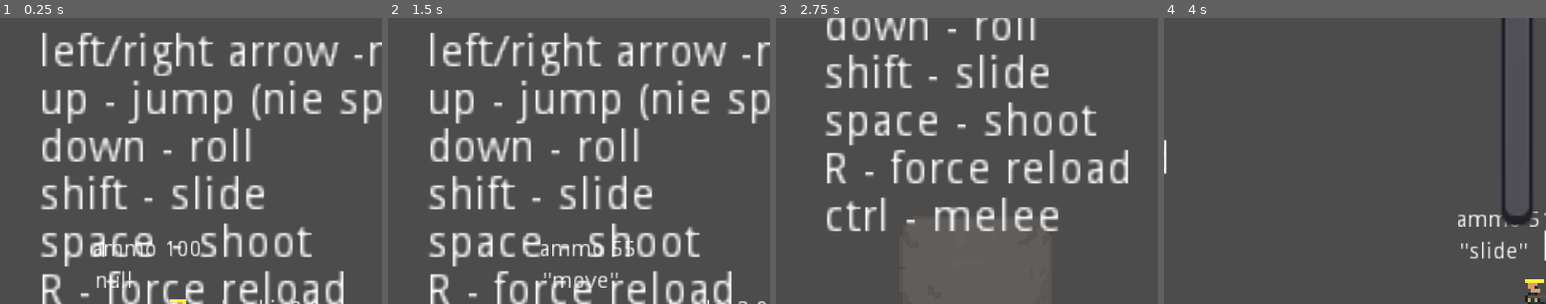
Above: before the commit, frames 1-4 (left to right).
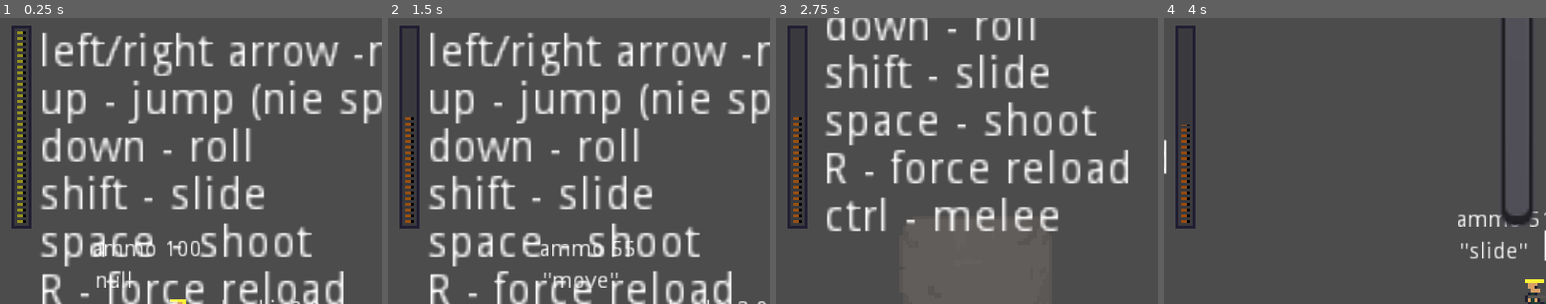
Above: after the commit, the same moments.

Repository: raczynskid/PixelSoldier
Game: Godot game, scene res://World.tscn
Two runs of this game, one before a commit and one after it. Both use one fixed random seed, a clock stepped at 60 frames per second and the inputs below.
Inputs:
- Up to frame 1 (0.25 s): no input
- Up to frame 2 (1.5 s): tap Enter at 0.5 s; hold Space (fire) 0.53-1.28 s; hold Right (ui_right) from 0.53 s (still down); tap Up (ui_up) at 0.77 s; tap Shift (slide) at 1.35 s
- Up to frame 3 (2.75 s): tap Up (ui_up) at 1.52 s; release Right (ui_right) at 2.03 s; hold Left (ui_left) from 2.03 s (still down); tap Ctrl (stab) at 2.1 s
- Up to frame 4 (4 s): release Left (ui_left) at 2.78 s; hold Right (ui_right) from 2.78 s (still down); tap Space (fire) at 2.85 s; tap Up (ui_up) at 3.02, 3.77 s; hold Shift (slide) from 3.53 s (still down)
The pictures show only the part of the screen within x 0-50%, y 0-50%; the shares and areas given below are measured in that part.

The runs differ from the first frame. In frame 1, 1.9% of the frame differs, in the area x 3-9%, y 2-74%; in frame 2, 1.6%; in frame 3, 1.6%; in frame 4, 1.5%.

Commit message:
#23 and #19 linked ammo state with ammo bar interface, ammo bar assets

Diff:
--- a/Characters/ActionPivot.gd
+++ b/Characters/ActionPivot.gd
@@ -8,17 +8,21 @@
 const MELEE_RANGE = 4
 
 func _ready():
+	# get last direction of player
 	last_vector = player.last_vector
+	# start with hurtbox disabled
 	hurtbox.disabled = true
 
 func _physics_process(_delta):
 	update_pivot_angle()
 
-
 func update_pivot_angle():
+	# set direction to last facing
 	last_vector = player.last_vector
+	# pivot the hurtbox according to direction
 	position.x = MELEE_RANGE * last_vector.x
 
+# animation signal calls
 func start_stab():
 	hurtbox.disabled = false
 
--- a/Characters/DummyTarget.gd
+++ b/Characters/DummyTarget.gd
@@ -26,9 +26,12 @@
 			hp -= Globals.RIFLE_DMG
 
 func hit_by_melee():
+# called from Player/ActionPivot/knife_hurtbox signal
+# interface method static name
+
+	# check for damage only if not dead
 	if not dead:
-		# check if instance being collided
-		# with is self
+		# decrease hp by global melee dmg
 		hp -= Globals.MELEE_DMG
 
 func _physics_process(_delta):
--- a/Characters/Player.gd
+++ b/Characters/Player.gd
@@ -30,6 +30,9 @@
 onready var animationTree = get_node("AnimationTree")
 onready var animationState = animationTree.get("parameters/playback")
 
+# load UI elements
+onready var ammo_bar = get_node("UI/Interface/Bar/TextureProgress")
+
 # load misc nodes
 onready var beam = get_node("RifleBeam")
 
@@ -40,6 +43,9 @@
 	reload_cooldown.reset()
 
 func _physics_process(delta):
+
+	# update UI
+	ammo_bar.value = ammo
 
 	# apply gravity to player
 	velocity = gravity_modifiers(delta, velocity)
--- a/Characters/Player.tscn
+++ b/Characters/Player.tscn
@@ -1,10 +1,11 @@
-[gd_scene load_steps=56 format=2]
+[gd_scene load_steps=57 format=2]
 
 [ext_resource path="res://Weapons/RifleBeam.tscn" type="PackedScene" id=1]
 [ext_resource path="res://Spritesheets/Soldat.png" type="Texture" id=2]
 [ext_resource path="res://Characters/PlayerCamera.gd" type="Script" id=3]
 [ext_resource path="res://Characters/ActionPivot.gd" type="Script" id=4]
 [ext_resource path="res://Characters/knife_hurtbox.gd" type="Script" id=5]
+[ext_resource path="res://UI/Control.tscn" type="PackedScene" id=6]
 [ext_resource path="res://Characters/Player.gd" type="Script" id=7]
 
 [sub_resource type="AnimationNodeAnimation" id=1]
@@ -651,7 +652,7 @@
 position = Vector2( 0, -6 )
 texture = ExtResource( 2 )
 hframes = 56
-frame = 41
+frame = 6
 
 [node name="ActionPivot" type="Position2D" parent="."]
 script = ExtResource( 4 )
@@ -663,4 +664,15 @@
 [node name="CollisionShape2D" type="CollisionShape2D" parent="ActionPivot/knife_hurtbox"]
 position = Vector2( -3.56762, 0.891905 )
 shape = SubResource( 49 )
+
+[node name="UI" type="CanvasLayer" parent="."]
+scale = Vector2( 3, 3 )
+transform = Transform2D( 3, 0, 0, 3, 0, 0 )
+follow_viewport_scale = 0.0
+
+[node name="Interface" parent="UI" instance=ExtResource( 6 )]
+margin_left = 3.51483
+margin_top = 3.43313
+margin_right = 3.51483
+margin_bottom = 3.43311
 [connection signal="area_entered" from="ActionPivot/knife_hurtbox" to="ActionPivot/knife_hurtbox" method="_on_knife_hurtbox_area_entered"]
--- a/Characters/knife_hurtbox.gd
+++ b/Characters/knife_hurtbox.gd
@@ -1,7 +1,15 @@
 extends Area2D
 onready var hit_object = null
 
+# called from hurtbox area area entered signal
 func _on_knife_hurtbox_area_entered(body):
+	# body : Area2D
+	# get parent of the hitbox
+	# that intersects with melee hurbox
 	hit_object = body.get_parent()
+
+	# check if intersecting object is in enemies group
 	if hit_object.is_in_group("enemies"):
+
+		# if hit object is enemy, call melee damage method
 		hit_object.hit_by_melee()
--- /dev/null
+++ b/UI/AmmoBarTint.gd
@@ -0,0 +1,5 @@
+extends TextureProgress
+
+func _physics_process(_delta):
+	# set color based on remaining ammo
+	set_tint_progress(Color(1,value/100,value/100))
--- /dev/null
+++ b/UI/Control.tscn
@@ -0,0 +1,30 @@
+[gd_scene load_steps=4 format=2]
+
+[ext_resource path="res://UI/src/ammobar_background.png" type="Texture" id=1]
+[ext_resource path="res://UI/src/ammobar_foreground.png" type="Texture" id=2]
+[ext_resource path="res://UI/AmmoBarTint.gd" type="Script" id=3]
+
+[node name="Interface" type="Control"]
+margin_right = 7.0
+margin_bottom = 71.0
+__meta__ = {
+"_edit_use_anchors_": false
+}
+
+[node name="Bar" type="VBoxContainer" parent="."]
+margin_right = 7.0
+margin_bottom = 71.0
+__meta__ = {
+"_edit_use_anchors_": false
+}
+
+[node name="TextureProgress" type="TextureProgress" parent="Bar"]
+margin_right = 7.0
+margin_bottom = 71.0
+texture_under = ExtResource( 1 )
+texture_progress = ExtResource( 2 )
+fill_mode = 3
+script = ExtResource( 3 )
+__meta__ = {
+"_edit_use_anchors_": false
+}
--- a/World.tscn
+++ b/World.tscn
@@ -1,8 +1,9 @@
-[gd_scene load_steps=5 format=2]
+[gd_scene load_steps=6 format=2]
 
 [ext_resource path="res://Environments/Tiles.tscn" type="PackedScene" id=1]
 [ext_resource path="res://Characters/Player.tscn" type="PackedScene" id=2]
 [ext_resource path="res://Characters/DummyTarget.tscn" type="PackedScene" id=3]
+[ext_resource path="res://UI/Control.tscn" type="PackedScene" id=4]
 
 [sub_resource type="AnimationNodeStateMachinePlayback" id=1]
 
@@ -24,9 +25,6 @@
 
 [node name="AnimationPlayer" parent="Level/Player" index="1"]
 method_call_mode = 1
-
-[node name="Body" parent="Level/Player" index="6"]
-frame = 6
 
 [node name="Label" type="Label" parent="Level/Player"]
 margin_left = -27.9873
@@ -100,6 +98,8 @@
 [node name="KinematicBody2D7" parent="Level" instance=ExtResource( 3 )]
 position = Vector2( 440.393, 266.412 )
 
+[node name="Interface" parent="." instance=ExtResource( 4 )]
+
 [editable path="Level/Player"]
 
 [editable path="Level/Tiles"]
Binary file added: UI/src/ammobar.aseprite
Binary file added: UI/src/ammobar_background.png
Not shown, added: UI/src/ammobar_background.png.import
Binary file added: UI/src/ammobar_foreground.png
Not shown, added: UI/src/ammobar_foreground.png.import
Not shown, changed: Run.pck
